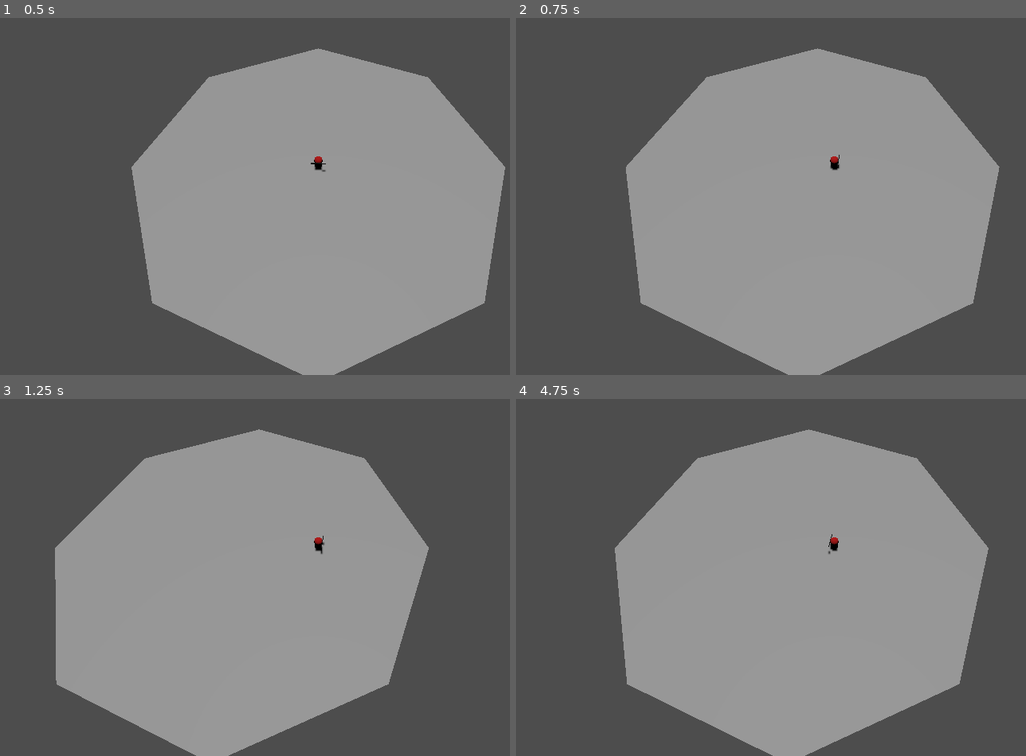
Above: before the commit, frames 1-4 (two rows, left to right).
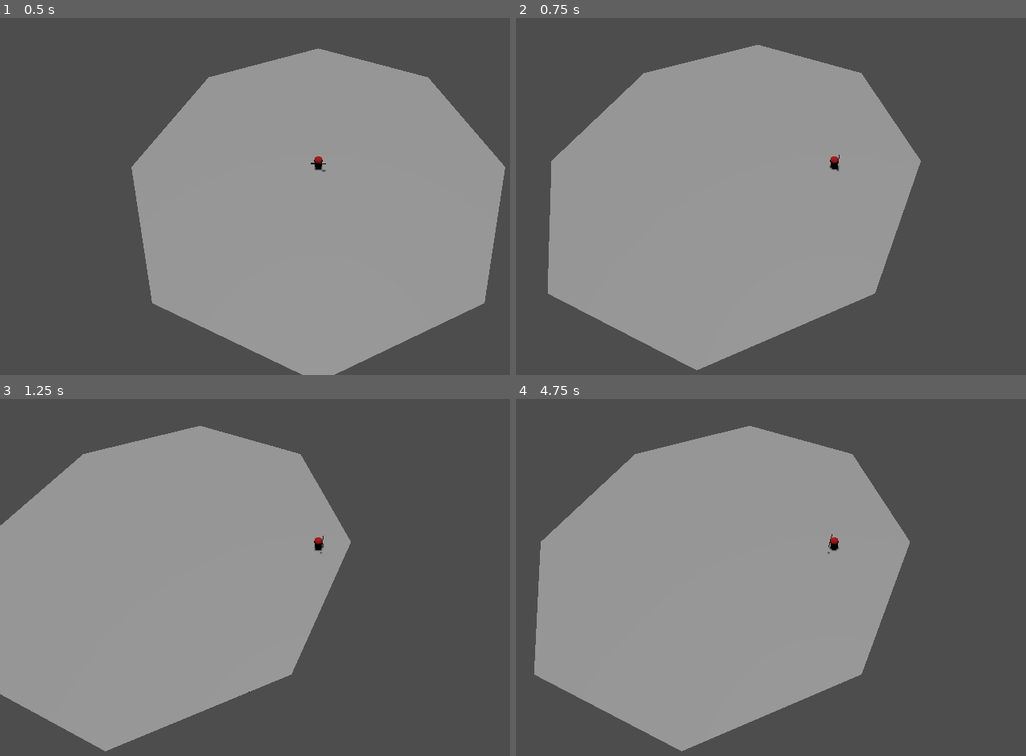
Above: after the commit, the same moments.

Repository: SABECK1/wk
Game: Godot game, scene res://src/level.tscn
Same seed, same stepped clock (60 frames per second), same inputs: the game is played once before the commit and once after it.
Inputs (mouse positions are in pixels of both pictures, inside the frame that each line leads up to):
- Up to frame 1 (0.5 s): no input
- Up to frame 2 (0.75 s): tap Enter at 0.5 s; move the mouse to (975, 178) at 0.52 s; hold D (ui_right) from 0.53 s (still down); tap Q (ability_q, bound only after the commit) at 0.6 s
- Up to frame 3 (1.25 s): keep holding D (ui_right)
- Up to frame 4 (4.75 s): move the mouse to (704, 595) at 1.27 s; release D (ui_right) at 1.28 s; hold S (ui_down) 1.28-2.03 s; tap Q (ability_q, bound only after the commit) every 0.75 s from 1.35 to 4.35 s; move the mouse to (898, 498) at 2.02 s; hold D (ui_right) 2.03-2.78 s; move the mouse to (801, 648) at 2.77 s; hold W (ui_up) 2.78-3.53 s; move the mouse to (1025, 631) at 3.52 s; hold A (ui_left) from 3.53 s (still down); move the mouse to (643, 523) at 4.27 s

Frame 1 is identical in both runs. In frame 2, 29% of the frame differs, in the area x 6-95%, y 7-100%; in frame 3, 26%; in frame 4, 29%, in the area x 3-93%, y 7-100%.
Error before the commit: Invalid access to property or key 'position' on a base object of type 'Dictionary'. (res://src/Abilities/Blink/Blink.gd:6)

Commit message:
Added Blink Ability and Cooldown functionality

Diff:
--- a/project.godot
+++ b/project.godot
@@ -45,3 +45,8 @@
 , Object(InputEventJoypadMotion,"resource_local_to_scene":false,"resource_name":"","device":0,"axis":1,"axis_value":1.0,"script":null)
 ]
 }
+ability_q={
+"deadzone": 0.5,
+"events": [Object(InputEventKey,"resource_local_to_scene":false,"resource_name":"","device":-1,"window_id":0,"alt_pressed":false,"shift_pressed":false,"ctrl_pressed":false,"meta_pressed":false,"pressed":false,"keycode":0,"physical_keycode":81,"key_label":0,"unicode":113,"echo":false,"script":null)
+]
+}
--- a/src/Abilities/AbilityController.gd
+++ b/src/Abilities/AbilityController.gd
@@ -2,15 +2,29 @@
 
 class_name Ability
 
-var cooldown : float = 0.0 # Cooldown time in seconds
-
-func _init(cooldown_value : float = 0.0):
-	cooldown = cooldown_value
+var base_cooldown : float # Cooldown time in seconds
+var current_cooldown : float # Current Cooldown to count down
+var ability_trigger : String # Key to trigger ability
+func _init(use_key : String, cooldown_value : float = 0.0):
+	base_cooldown = cooldown_value
+	current_cooldown = 0
+	ability_trigger = use_key
 
 
-static func use_ability(direction):
+func use_ability(user : Entity, direction : Dictionary):
 	# This method should be overridden by subclasses to define the actual ability effect.
 	pass
 
 func reset_cooldown():
-	cooldown = 0.0
+	current_cooldown = 0.0
+
+func set_on_cooldown():
+	current_cooldown = base_cooldown
+
+func is_on_cooldown():
+	if current_cooldown > 0:
+		return true
+	return false
+
+func get_trigger():
+	return ability_trigger
--- a/src/Abilities/Blink/Blink.gd
+++ b/src/Abilities/Blink/Blink.gd
@@ -1,6 +1,18 @@
 class_name Blink extends Ability
 
 
-static func use_ability(direction):
+const blink_range = 10
+func use_ability(user, mouse_coords):
+	if is_on_cooldown() == true:
+		return
+	print("Vektor:",mouse_coords.position - user.position, "User:", user.position, "Cursor:", mouse_coords.position)
 
-	print(direction["position"])
+	# When the cursor hovers directly over the player, the player should not move further than that using blink
+	var maximum_distance_vector = mouse_coords.position - user.position
+
+	# Normalize Vector and multiply it by Blink range
+	var direction = mouse_coords.position.normalized()
+	var reach = direction * blink_range
+	user.position = reach + user.position
+
+	set_on_cooldown()
--- a/src/Player/player.gd
+++ b/src/Player/player.gd
@@ -11,6 +11,18 @@
 @export var fall_acceleration = 75
 
 var blink = load_ability("Blink")
+var blinkClass = blink.new("ability_q", 10)
+
+var abilities = [blinkClass]
+
+
+func _unhandled_input(event):
+	if event is InputEventKey:
+		for action in InputMap.get_actions():
+			if InputMap.action_has_event(action, event):
+				for ability in abilities:
+					if ability.get_trigger() == action:
+						ability.use_ability(self, get_cursor())
 
 func get_cursor():
 	#	Get Mousepos as Target Ray
@@ -40,8 +52,6 @@
 		direction.z -= 1
 	if Input.is_action_pressed("ui_down"):
 		direction.z += 1
-	if Input.is_key_pressed(KEY_Q):
-		blink.use_ability(mouse_coordinates)
 
 	if direction != Vector3.ZERO:
 		direction = direction.normalized()
@@ -54,7 +64,6 @@
 	move_and_slide()
 
 
-	#
 	if not mouse_coordinates.is_empty():
 		var intersection_pos = mouse_coordinates.position
 		var look_at = Vector3(intersection_pos.x, self.position.y, intersection_pos.z)
Not shown, added: src/levBF44.tmp
